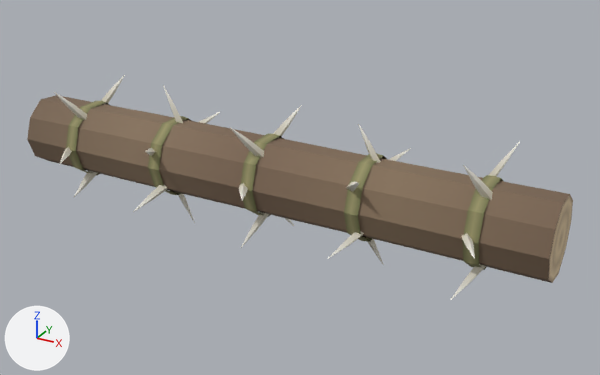
One commit to the glTF model assets/models/props/rolling_log_spiked_a.glb: the scene before it, then after it.
The view is the same before and after, from a 50 mm lens placed at (2.0, -3.3, 1.62), pointed at (0.15, 0.06, -0.06). Arrows for +X, +Y and +Z are at lower left; the lights stay in place. The older version comes first. Vertices at exactly the same position are counted once.

Names of what the first picture shows: 'rolling_log_spiked_a'.
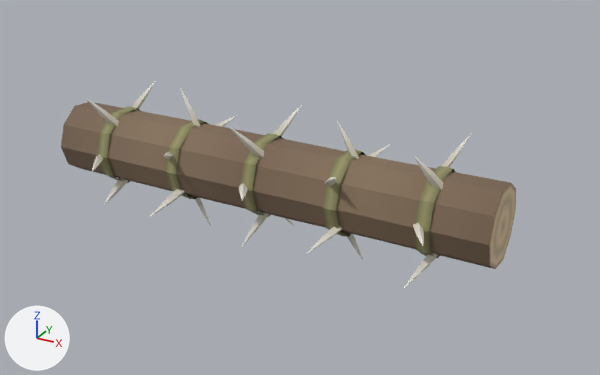
What changed in the scene script:
```text
Change me_rolling_log_spiked_a:
    used by ob_rolling_log_spiked_a; location = (0.0, 0.0, 0.0)
    remove me_rolling_log_spiked_a.from_pydata(...)  # 622 vertices, 900 faces; spans x -1.45..1.45, y -0.38..0.39, z -0.39..0.38
    add me_rolling_log_spiked_a.from_pydata(...)  # 622 vertices, 900 faces; spans x -1.2..1.2, y -0.38..0.39, z -0.39..0.38
    me_rolling_log_spiked_a part 1: the loose piece of 112 vertices spanning x -1.45..1.45, y -0.2..0.2, z -0.2..0.2 is scaled about its middle by (0.828, 1, 1)
    me_rolling_log_spiked_a part 2: the loose piece of 30 vertices spanning x -1.15..-1.09, y -0.21..0.21, z -0.2..0.2 is moved by (0.22, 0.0, 0.0)
    me_rolling_log_spiked_a part 3: the loose piece of 12 vertices spanning x -1.17..-1.05, y 0.08..0.2, z 0.14..0.33 is moved by (0.22, 0.0, 0.0)
    me_rolling_log_spiked_a part 4: the loose piece of 12 vertices spanning x -1.19..-1.07, y -0.21..-0.08, z 0.13..0.32 is moved by (0.22, 0.0, 0.0)
    me_rolling_log_spiked_a part 5: the loose piece of 12 vertices spanning x -1.17..-1.05, y -0.37..-0.17, z -0.03..0.02 is moved by (0.22, 0.0, 0.0)
    me_rolling_log_spiked_a part 6: the loose piece of 12 vertices spanning x -1.19..-1.07, y -0.16..-0.06, z -0.32..-0.15 is moved by (0.22, 0.0, 0.0)
    me_rolling_log_spiked_a part 7: the loose piece of 30 vertices spanning x -0.6..-0.52, y -0.21..0.21, z -0.2..0.2 is moved by (0.11, 0.0, 0.0)
    me_rolling_log_spiked_a part 8: the loose piece of 12 vertices spanning x -0.61..-0.49, y 0.15..0.31, z 0.06..0.17 is moved by (0.11, 0.0, 0.0)
    me_rolling_log_spiked_a part 9: the loose piece of 12 vertices spanning x -0.63..-0.51, y -0.02..0.03, z 0.17..0.38 is moved by (0.11, 0.0, 0.0)
    me_rolling_log_spiked_a part 10: the loose piece of 12 vertices spanning x -0.61..-0.49, y -0.34..-0.15, z 0.05..0.16 is moved by (0.11, 0.0, 0.0)
    me_rolling_log_spiked_a part 11: the loose piece of 12 vertices spanning x -0.63..-0.51, y -0.31..-0.13, z -0.22..-0.08 is moved by (0.11, 0.0, 0.0)
    me_rolling_log_spiked_a part 12: the loose piece of 12 vertices spanning x -0.61..-0.49, y -0.01..0.03, z -0.39..-0.17 is moved by (0.11, 0.0, 0.0)
    me_rolling_log_spiked_a part 13: the loose piece of 30 vertices spanning x 0.52..0.6, y -0.21..0.21, z -0.2..0.2 is moved by (-0.11, 0.0, 0.0)
    me_rolling_log_spiked_a part 14: the loose piece of 12 vertices spanning x 0.51..0.63, y 0.15..0.32, z 0.06..0.16 is moved by (-0.11, 0.0, 0.0)
    me_rolling_log_spiked_a part 15: the loose piece of 12 vertices spanning x 0.49..0.61, y -0.02..0.02, z 0.17..0.36 is moved by (-0.11, 0.0, 0.0)
    me_rolling_log_spiked_a part 16: the loose piece of 12 vertices spanning x 0.51..0.63, y -0.29..-0.13, z 0.08..0.2 is moved by (-0.11, 0.0, 0.0)
    me_rolling_log_spiked_a part 17: the loose piece of 12 vertices spanning x 0.49..0.61, y -0.29..-0.13, z -0.21..-0.08 is moved by (-0.11, 0.0, 0.0)
    me_rolling_log_spiked_a part 18: the loose piece of 12 vertices spanning x 0.51..0.63, y -0.01..0.04, z -0.36..-0.17 is moved by (-0.11, 0.0, 0.0)
    me_rolling_log_spiked_a part 19: the loose piece of 30 vertices spanning x 1.09..1.15, y -0.21..0.21, z -0.2..0.2 is moved by (-0.22, 0.0, 0.0)
    me_rolling_log_spiked_a part 20: 60 of the vertices in x 1.05..1.19, y -0.38..0.2, z -0.32..0.34 are moved by (-0.22, 0.0, 0.0)
    other edits to the shape of me_rolling_log_spiked_a do not show in these pictures
```

Pixel boxes (x1, y1, x2, y2) of what changed, in the pictures (600 x 375 px; the box of a moved part takes in the faces that stretch with it):
'rolling_log_spiked_a', reshaped (17% narrower, 8% shorter): before (27, 75, 573, 300); after (61, 80, 516, 288)
part 1 of me_rolling_log_spiked_a, moved or reshaped: before (27, 95, 573, 283); after (61, 102, 516, 269)
part 2 of me_rolling_log_spiked_a, moved or reshaped: before (66, 101, 109, 175); after (97, 107, 141, 183)
part 3 of me_rolling_log_spiked_a, moved or reshaped: before (101, 75, 125, 105); after (132, 80, 156, 111)
part 4 of me_rolling_log_spiked_a, moved or reshaped: before (54, 92, 87, 120); after (86, 98, 119, 126)
part 5 of me_rolling_log_spiked_a, moved or reshaped: before (60, 147, 72, 164); after (92, 154, 103, 172)
part 6 of me_rolling_log_spiked_a, moved or reshaped: before (74, 170, 97, 197); after (104, 178, 129, 205)
part 7 of me_rolling_log_spiked_a, moved or reshaped: before (148, 116, 192, 195); after (165, 119, 208, 199)
part 8 of me_rolling_log_spiked_a, moved or reshaped: before (199, 112, 220, 124); after (216, 115, 237, 127)
part 9 of me_rolling_log_spiked_a, moved or reshaped: before (163, 85, 183, 123); after (180, 88, 201, 126)
part 10 of me_rolling_log_spiked_a, moved or reshaped: before (145, 148, 155, 156); after (163, 151, 173, 160)
part 11 of me_rolling_log_spiked_a, moved or reshaped: before (133, 185, 167, 212); after (150, 189, 184, 216)
part 12 of me_rolling_log_spiked_a, moved or reshaped: before (178, 193, 195, 223); after (195, 198, 211, 226)
part 13 of me_rolling_log_spiked_a, moved or reshaped: before (344, 153, 387, 242); after (323, 149, 366, 237)
part 14 of me_rolling_log_spiked_a, moved or reshaped: before (388, 148, 411, 161); after (368, 144, 390, 157)
part 15 of me_rolling_log_spiked_a, moved or reshaped: before (358, 124, 381, 163); after (337, 120, 359, 158)
part 16 of me_rolling_log_spiked_a, moved or reshaped: before (346, 182, 359, 192); after (325, 177, 336, 187)
part 17 of me_rolling_log_spiked_a, moved or reshaped: before (328, 231, 364, 259); after (307, 226, 342, 253)
part 18 of me_rolling_log_spiked_a, moved or reshaped: before (368, 239, 384, 265); after (347, 234, 363, 260)
part 19 of me_rolling_log_spiked_a, moved or reshaped: before (463, 175, 503, 270); after (414, 166, 455, 258)
part 20 of me_rolling_log_spiked_a, moved or reshaped: before (450, 141, 520, 300); after (404, 133, 472, 288)
